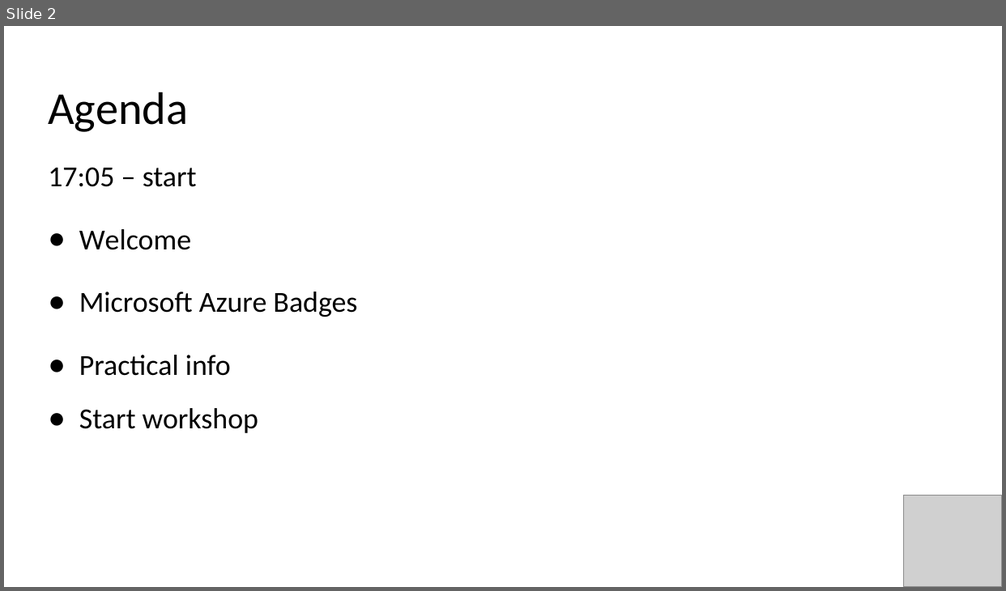
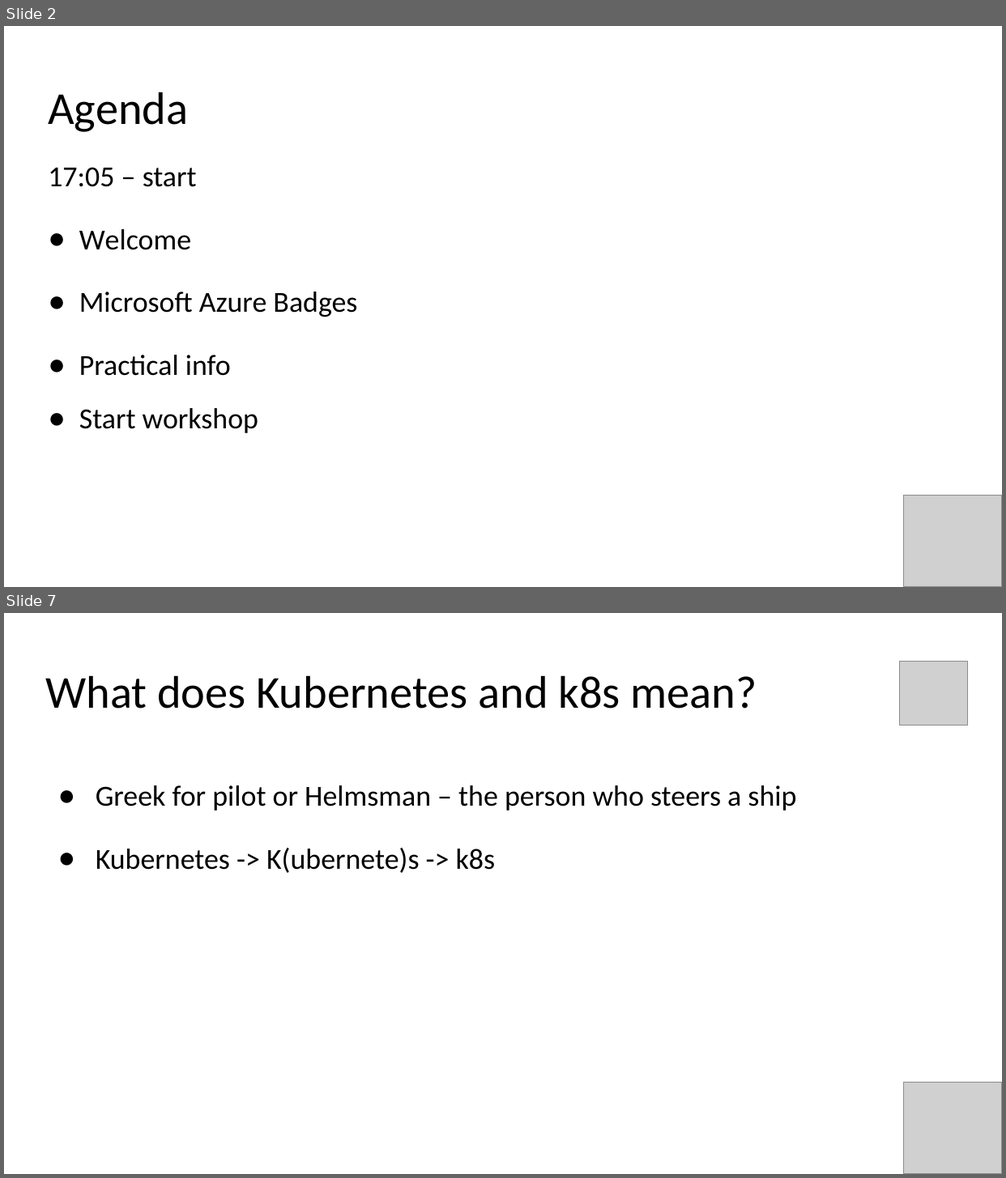
Before and after one commit to evgenyb/aks-workshops, a slide deck: 01-aks-and-k8s-101/slides/Introduction to AKS.pptx. Shown one above the other, each under a label of ours: slide 2 before the commit, slides 2 and 7 after it; the slides between them are not shown. The pictures are 1006x591 and 1006x1178 pixels, drawn with LibreOffice and Linux fonts; fonts in the diff are those of the drawing; grey boxes stand for pictures. Boxes give left, top, right and bottom in pixels: in the first picture for what was removed or moved away, otherwise in the second. Text is boxed around its words. In the diff, an @@ line names an element or a change of style, - is before the commit and + after.

```diff
--- a/01-aks-and-k8s-101/slides/Introduction to AKS.pptx
+++ b/01-aks-and-k8s-101/slides/Introduction to AKS.pptx
@@ slide 7 added at [4, 613, 1002, 1174], background #FFFFFF @@
@@ title added at [45, 675, 757, 709], 44 pt, text #000000 @@
+What does Kubernetes and k8s mean?
@@ picture added at [899, 662, 968, 726] @@
@@ text added at [96, 786, 796, 873], 28 pt, text #000000 @@
+● Greek for pilot or Helmsman – the person who steers a ship
+● Kubernetes -> K(ubernete)s -> k8s
@@ picture added at [904, 1082, 1002, 1174] @@
```
Also in this commit, not shown: 3 slides changed, 12 other slides added, 7 other files.
